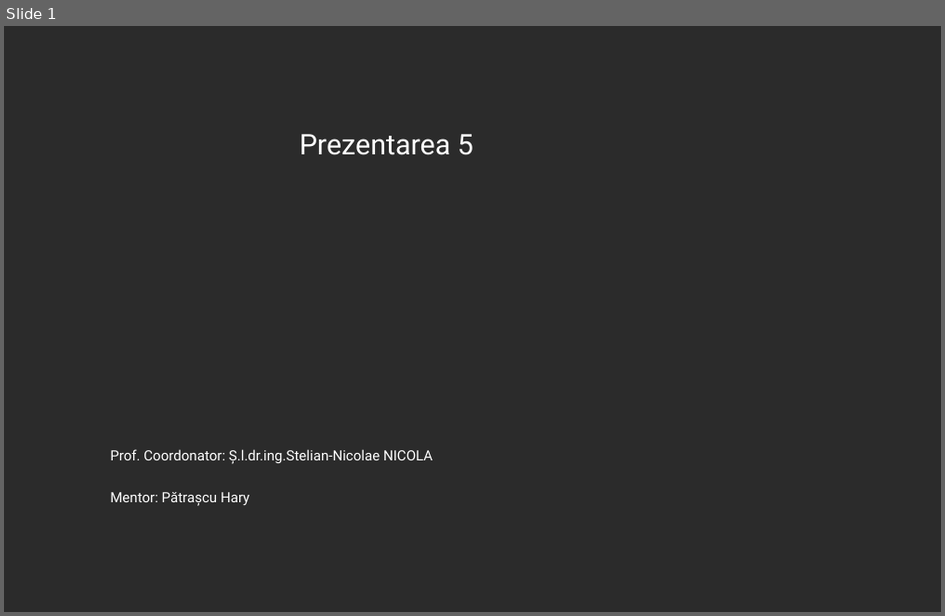
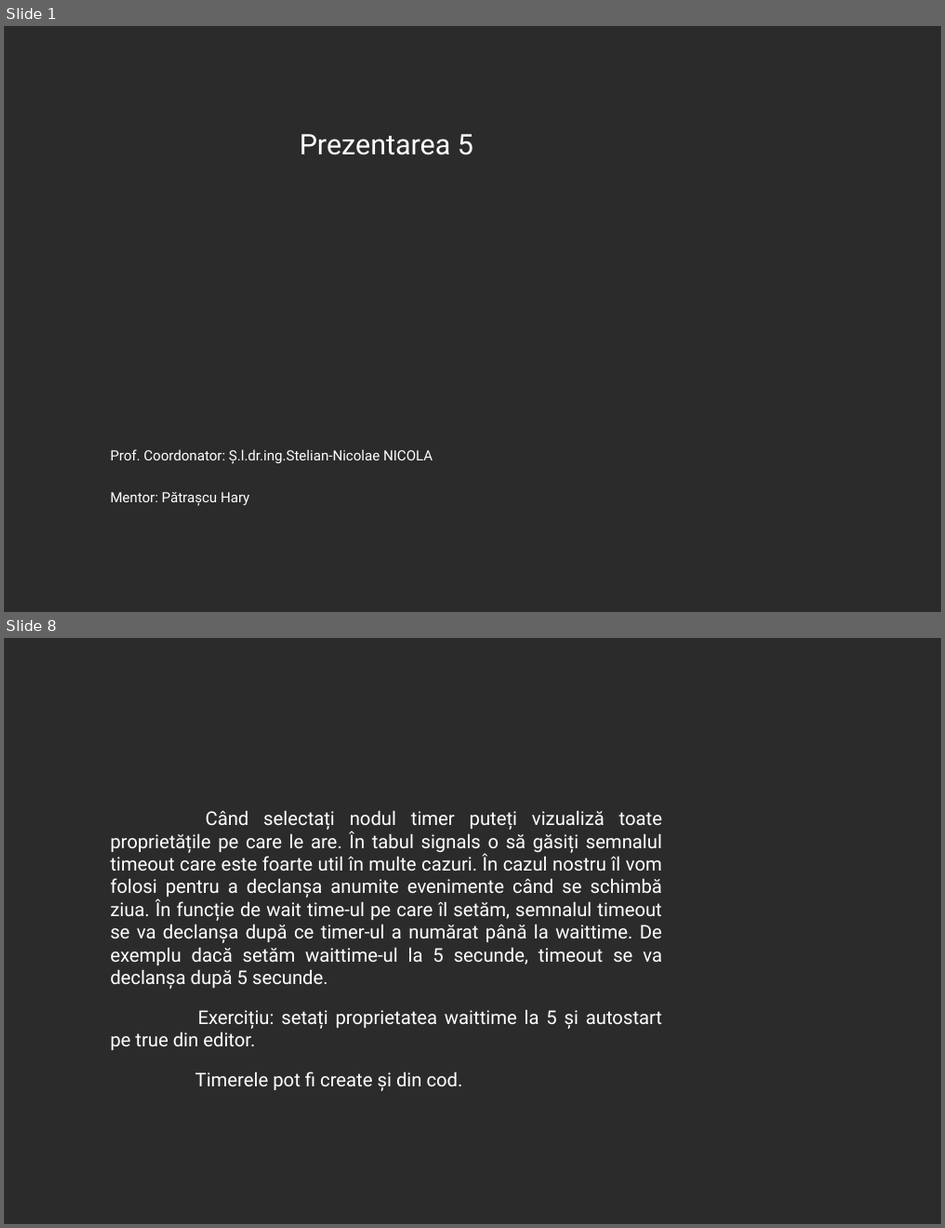
Before and after one commit to 0xspiderr/gdc-upt-presentations, a slide deck: presentation_5/presentation_5.odp. Shown one above the other, each under a label of ours: slide 1 before the commit, slides 1 and 8 after it; the slides between them are not shown. The pictures are 945x616 and 945x1228 pixels, drawn with LibreOffice and Linux fonts; fonts in the diff are those of the drawing; background and template pictures are left out; a plain dark background stands for a picture behind light text. Boxes give left, top, right and bottom in pixels: in the first picture for what was removed or moved away, otherwise in the second. Text is boxed around its words. In the diff, an @@ line names an element or a change of style, - is before the commit and + after.

Commit message:
presentation 5 update

```diff
--- a/presentation_5/presentation_5.odp
+++ b/presentation_5/presentation_5.odp
@@ slide 8 added at [4, 638, 941, 1224], background picture (left out) @@
@@ text added at [110, 810, 662, 1091], 16 pt, text #FFFFFF @@
+Când selectați nodul timer puteți vizualiză toate proprietățile pe care le are. În tabul signals o să găsiți semnalul timeout care este foarte util în multe cazuri. În cazul nostru îl vom folosi pentru a declanșa anumite evenimente când se schimbă ziua. În funcție de wait time-ul pe care îl setăm, semnalul timeout se va declanșa după ce timer-ul a numărat până la waittime. De exemplu dacă setăm waittime-ul la 5 secunde, timeout se va declanșa după 5 secunde.
+Exercițiu: setați proprietatea waittime la 5 și autostart pe true din editor.
+Timerele pot fi create și din cod.
```
Also in this commit, not shown: 24 other slides added, 1 other file.
